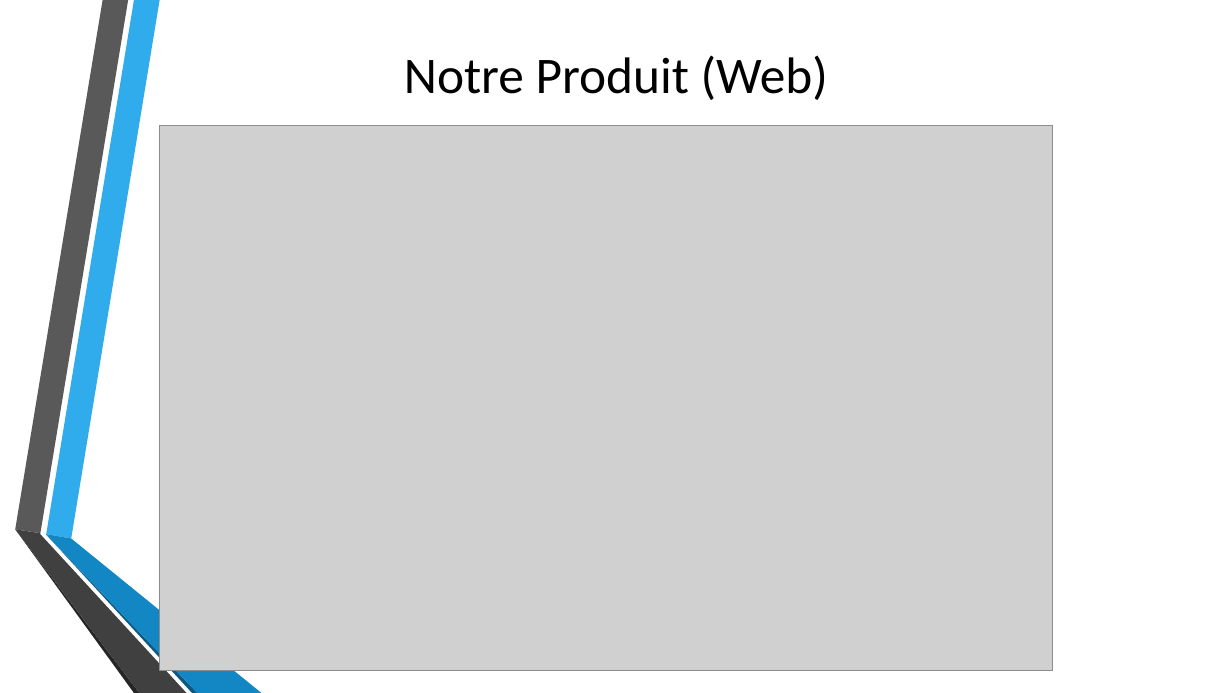
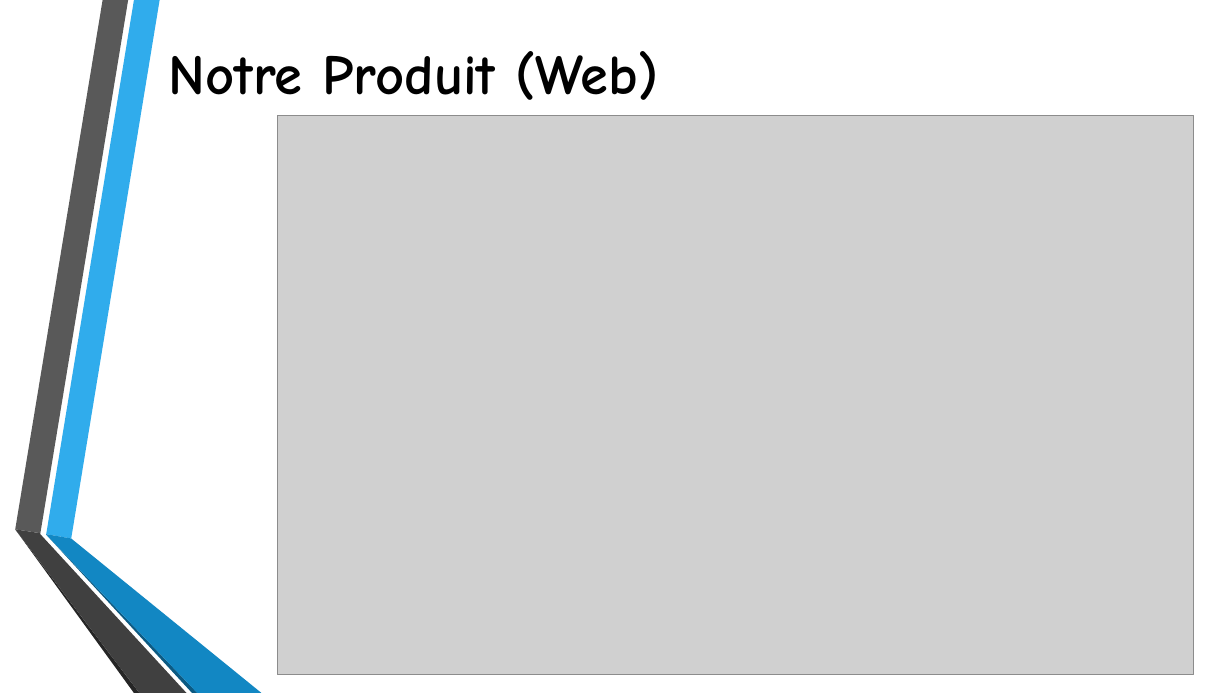
Before and after one commit to LysAMa/womenHackathon, a slide deck: slide 6 of Presentation/Chwa PaN’ - presentation2.pptx (slide 10 before the commit). Drawn at 1232x693 pixels with LibreOffice and Linux fonts; fonts in the diff are those of the drawing; grey boxes stand for pictures; background and template pictures are left out. Boxes give left, top, right and bottom in pixels: in the first picture for what was removed or moved away, otherwise in the second. Text is boxed around its words. In the diff, an @@ line names an element or a change of style, - is before the commit and + after.

```diff
--- a/Presentation/Chwa PaN’ - presentation2.pptx
+++ b/Presentation/Chwa PaN’ - presentation2.pptx
@@ title "Notre Produit (Web)": place and size @@
-title "Notre Produit (Web)" at (404,55,828,100)
+title "Notre Produit (Web)" at (169,51,659,100)
@@ title "Notre Produit (Web)" at (169,51,659,100): size 40 to 44 pt, font Calibri to Comic Neue, bold on; alignment centre to left @@
@@ picture: place and size @@
-picture at (160,126,1053,671)
+picture at (277,116,1194,676)
```
Also in this commit, not shown: 6 other slides changed, 3 slides added, 4 slides removed.
